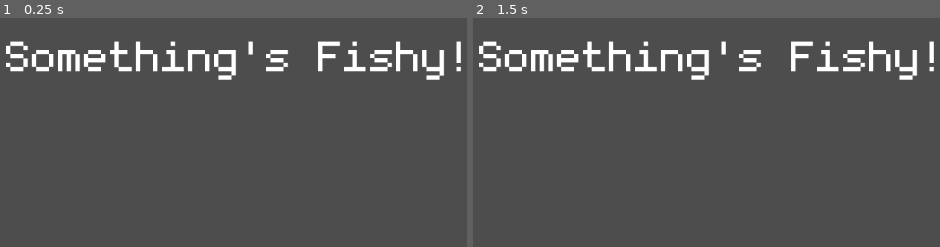
Above: before the commit, frames 1-2 (left to right).
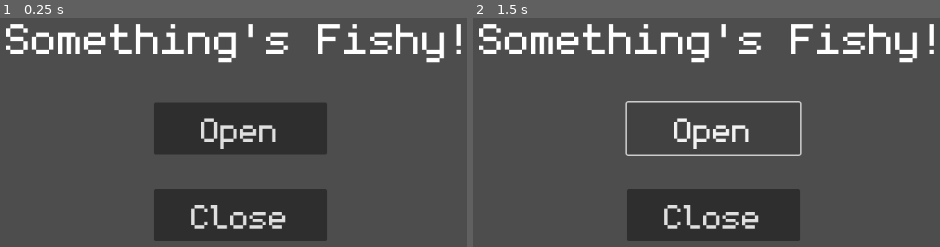
Above: after the commit, the same moments.

Repository: aowen7/Somethings-Fishy
Game: Godot game, scene res://start_menu.tscn
Two runs of this game, one before a commit and one after it. Both use one fixed random seed, a clock stepped at 60 frames per second and the inputs below. The project has no main scene, so this scene is started directly.
Inputs (mouse positions are in pixels of both pictures, inside the frame that each line leads up to):
- Up to frame 1 (0.25 s): no input
- Up to frame 2 (1.5 s): click (711, 127) at 0.5 s, where only the run after the commit has a clickable "Open"; click (711, 127) at 1.25 s, where only the run after the commit has a clickable "Open"

The runs differ from the first frame. In frame 1, 24% of the frame differs, in the area x 1-99%, y 2-98%; in frame 2, 17%.

Commit message:
added buttons + played around with spacing

Diff:
--- a/start_menu.tscn
+++ b/start_menu.tscn
@@ -32,7 +32,7 @@
 
 [node name="VBoxContainer" type="VBoxContainer" parent="MarginContainer"]
 layout_mode = 2
-theme_override_constants/separation = 125
+theme_override_constants/separation = 100
 
 [node name="Separator" type="Control" parent="MarginContainer/VBoxContainer"]
 layout_mode = 2
@@ -47,7 +47,28 @@
 
 [node name="HBoxContainer" type="HBoxContainer" parent="MarginContainer"]
 layout_mode = 2
+alignment = 1
 
 [node name="VBoxContainer" type="VBoxContainer" parent="MarginContainer/HBoxContainer"]
 layout_mode = 2
+size_flags_vertical = 4
+theme_override_constants/separation = 50
 alignment = 1
+
+[node name="Separator" type="Control" parent="MarginContainer/HBoxContainer/VBoxContainer"]
+layout_mode = 2
+
+[node name="StartButton" type="Button" parent="MarginContainer/HBoxContainer/VBoxContainer"]
+custom_minimum_size = Vector2(250, 75)
+layout_mode = 2
+theme_override_fonts/font = ExtResource("1_yay00")
+theme_override_font_sizes/font_size = 75
+text = "Open"
+icon_alignment = 1
+
+[node name="QuitButton" type="Button" parent="MarginContainer/HBoxContainer/VBoxContainer"]
+custom_minimum_size = Vector2(250, 75)
+layout_mode = 2
+theme_override_fonts/font = ExtResource("1_yay00")
+theme_override_font_sizes/font_size = 75
+text = "Close"
